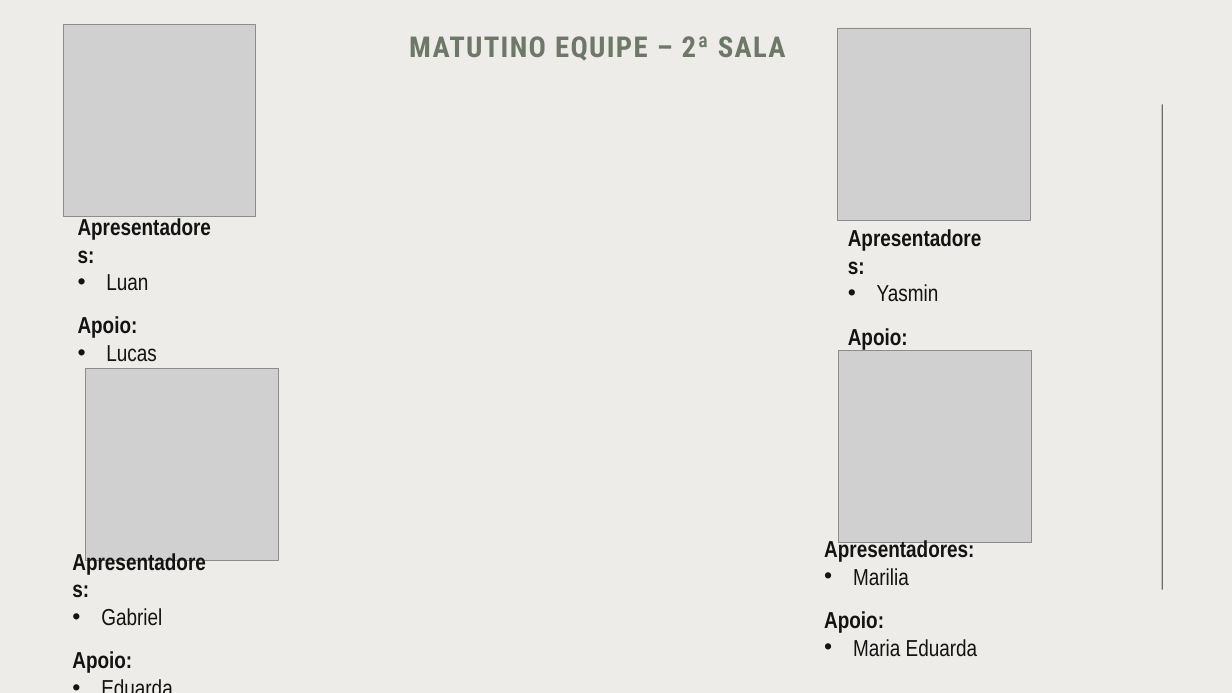
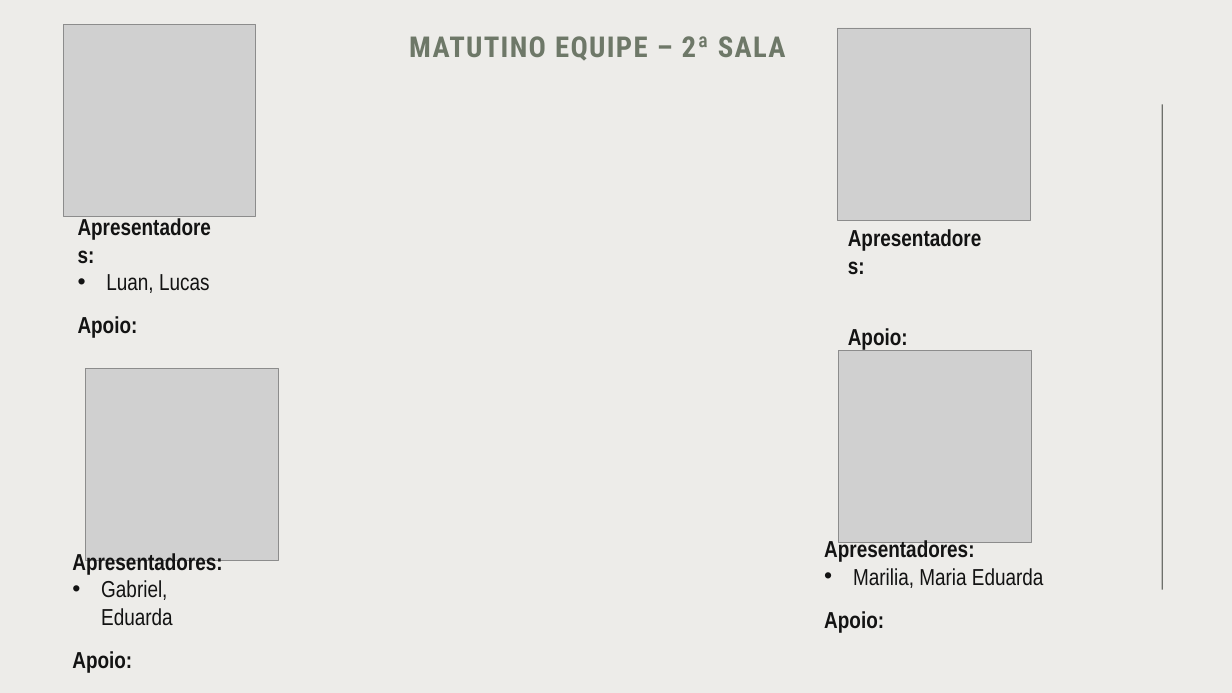
Before and after one commit to isaqlle/desafio_mundoSENAI, a slide deck: slide 2 of document/Divisão Salas - Mundo SENAI.pptx. Drawn at 1232x693 pixels with LibreOffice and Linux fonts; fonts in the diff are those of the drawing; grey boxes stand for pictures. Boxes give left, top, right and bottom in pixels: in the first picture for what was removed or moved away, otherwise in the second. Text is boxed around its words. In the diff, an @@ line names an element or a change of style, - is before the commit and + after.

```diff
--- a/document/Divisão Salas - Mundo SENAI.pptx
+++ b/document/Divisão Salas - Mundo SENAI.pptx
@@ text at [106,274,210,293]: text changed @@
-• Luan
+• Luan, Lucas
@@ text at [877,284,939,301]: paragraph removed @@
-• Yasmin
@@ text at [106,345,156,362]: paragraph removed @@
-• Lucas
@@ text at [72,551,222,673]: paragraph removed @@
-• Eduarda
@@ text at [853,568,1044,588]: text changed @@
-• Marilia
+• Marilia, Maria Eduarda
@@ text at [101,580,173,625]: text changed @@
-• Gabriel
+• Gabriel, Eduarda
@@ text at [853,639,978,657]: paragraph removed @@
-• Maria Eduarda
```
Also in this commit, not shown: 3 other slides changed, 2 other files.
